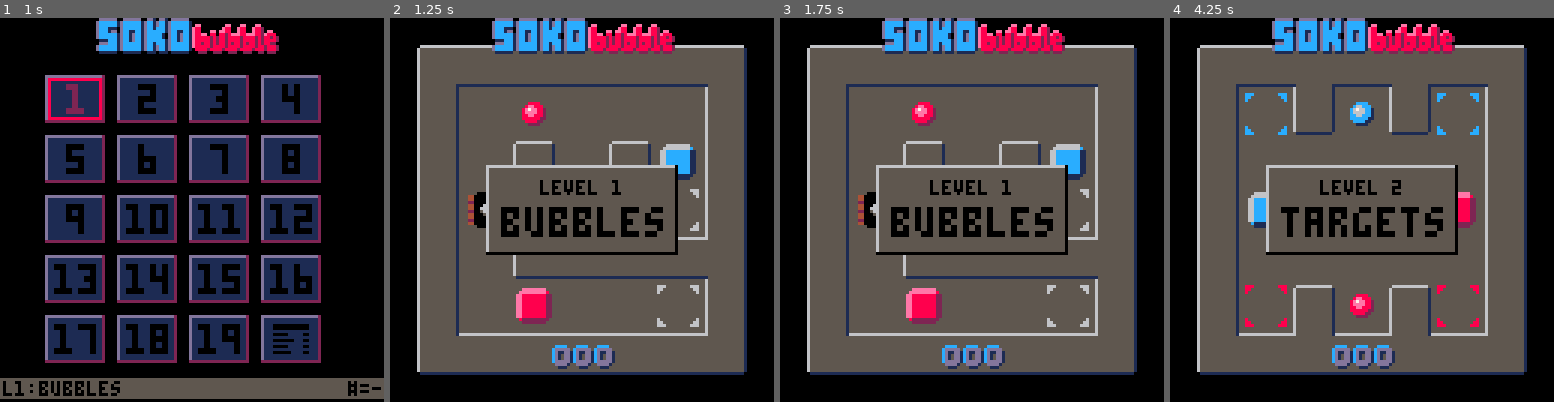
Above: before the commit, frames 1-4 (left to right).
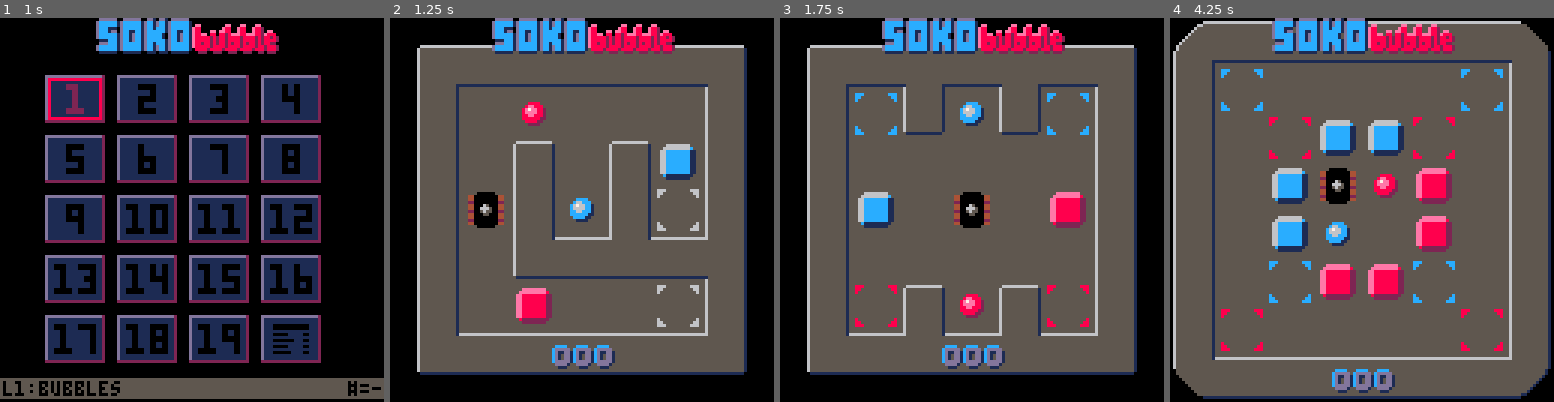
Above: after the commit, the same moments.

Repository: erwinbonsma/SokoBubbleP8
Game: PICO-8 cartridge sokobubble.p8
The game is run twice, just before and just after one commit, with the same random seed, the same clock (stepped at 60 frames per second) and the same inputs.
Inputs:
- Up to frame 1 (1 s): tap X (X key) at 0.33 s; tap O (Z key) at 0.7 s
- Up to frame 2 (1.25 s): tap X (X key) at 1.07 s
- Up to frame 3 (1.75 s): hold Right from 1.6 s (still down); tap O (Z key) at 1.7 s
- Up to frame 4 (4.25 s): tap X (X key) at 1.85, 2.97, 4.08 s; release Right at 2.1 s; tap O (Z key) every 0.4 s from 2.1 to 4.1 s; hold Up 2.15-2.42 s; hold Right 2.47-3.03 s; hold Left 3.08-3.58 s; hold Down 3.63-3.97 s; hold Right from 4.02 s (still down)

Frame 1 is identical in both runs. In frame 2, 4.4% of the frame differs, in the area x 25-75%, y 38-62%; in frame 3, 10%; in frame 4, 41%, in the area x 0-100%, y 0-100%.

Commit message:
Do not use dialogs anymore

Diff:
--- a/sokobubble.p8
+++ b/sokobubble.p8
@@ -370,59 +370,44 @@
 end
 
 function level_start_anim()
- wait(30)
+ wait(10)
  sfx(6)
- wait(90)
 end
 
 function animate_level_start(
  lvl_idx
 )
- local dialog=dialog:new({
-  {
-   s="level "..lvl_idx,
-   y=54
-  },{
-   s=level_defs[lvl_idx].name,
-   y=63,
-   big=true
-  }
- })
  local anim=cowrap(
   "level_start",
   level_start_anim
  )
- anim.draw=function()
-  dialog:draw()
- end
+ anim.draw=do_nothing
  return anim
 end
 
 function level_done_anim(args)
  local state=args[1]
+ local lvl=_game.level
+
  wait(30)
- state.dialog=dialog:new({
-  {
-   s="solved!",
-   y=54,dx=1,
-   big=true
-  },{
-   s="in "..state.mov_cnt.." moves",
-   y=70
-  }
- })
  sfx(4)
  wait(120)
 
  if state.new_hi then
-  state.dialog=dialog:new(
-   {{s="new hi!",y=58,big=true}}
-  )
   sfx(8)
-  wait(90)
- end
-
- start_level(_game.level.idx+1)
+  for i=1,90 do
+   lvl.force_show_score=(
+    (i\30)%2
+   )==0
+   yield()
+  end
+ end
+
+ _stats:mark_done(
+  lvl.idx,_game.mov_cnt
+ )
+
+ start_level(lvl.idx+1)
  yield() --allow anim swap
 end
 
@@ -511,11 +496,19 @@
  end
 end
 
+function stats:is_hi(
+ lvl_idx,num_moves
+)
+ local hi=self:get_hi(lvl_idx)
+ return hi==0 or num_moves<hi
+end
+
 function stats:mark_done(
  lvl_idx,num_moves
 )
- local hi=self:get_hi(lvl_idx)
- if hi==0 or num_moves<hi then
+ if self:is_hi(
+  lvl_idx,num_moves
+ ) then
   dset(
    1+level_id(lvl_idx),
    num_moves
@@ -528,8 +521,6 @@
   ) then
    self.max_lvl_idx+=1
   end
-
-  return true
  end
 end
 
@@ -1333,7 +1324,10 @@
  local hi=stats:get_hi(self.idx)
  pal(6,13)
  pal(5,1)
- if hi and hi>=s then
+ if (
+  hi and hi>=s
+  and not self.force_show_score
+ ) then
   pal(7,12)
   s=hi-s
  else
@@ -1668,11 +1662,11 @@
   self.player:update(self)
 
   if lvl:is_done(self) then
-   local new_hi=_stats:mark_done(
-    lvl.idx,self.mov_cnt
-   )
    self.anim=animate_level_done(
-    self.mov_cnt,new_hi
+    self.mov_cnt,
+    _stats:is_hi(
+     lvl.idx,self.mov_cnt
+    )
    )
   end
  end
